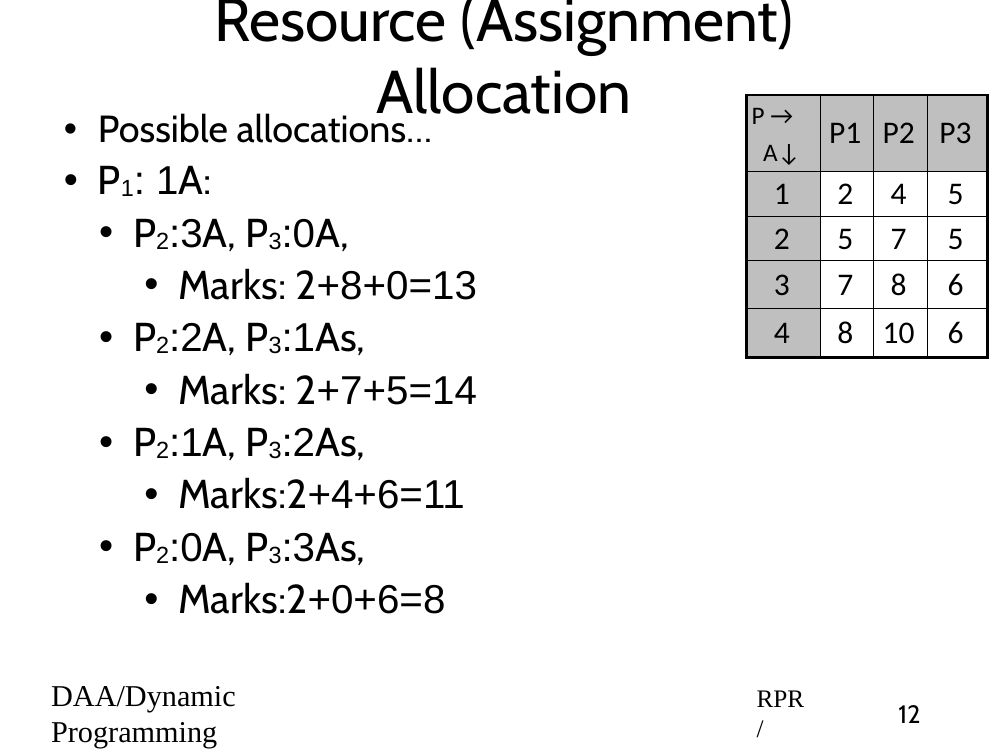
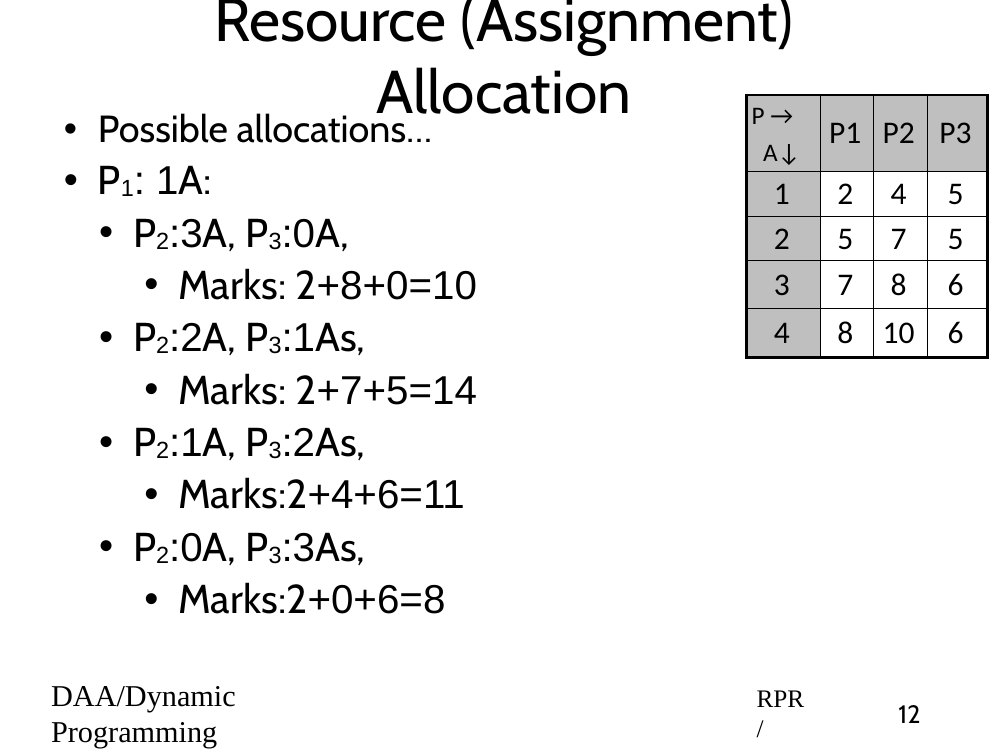
Before and after one commit to rprustagi/2019-17CS43-DAA, a slide deck: slide 12 of Slides-RPR/2019-H1-DAA-L32-DynProg-MultiStage-Graphs.pptx. Drawn at 1008x756 pixels with LibreOffice and Linux fonts; fonts in the diff are those of the drawing. Boxes give left, top, right and bottom in pixels: in the first picture for what was removed or moved away, otherwise in the second. Text is boxed around its words. In the diff, an @@ line names an element or a change of style, - is before the commit and + after.

```diff
--- a/Slides-RPR/2019-H1-DAA-L32-DynProg-MultiStage-Graphs.pptx
+++ b/Slides-RPR/2019-H1-DAA-L32-DynProg-MultiStage-Graphs.pptx
@@ text at (x1=178, y1=268, x2=477, y2=300): text changed @@
-    • Marks: 2+8+0=13
+    • Marks: 2+8+0=10
```
Also in this commit, not shown: 2 other slides changed, 2 other files.
